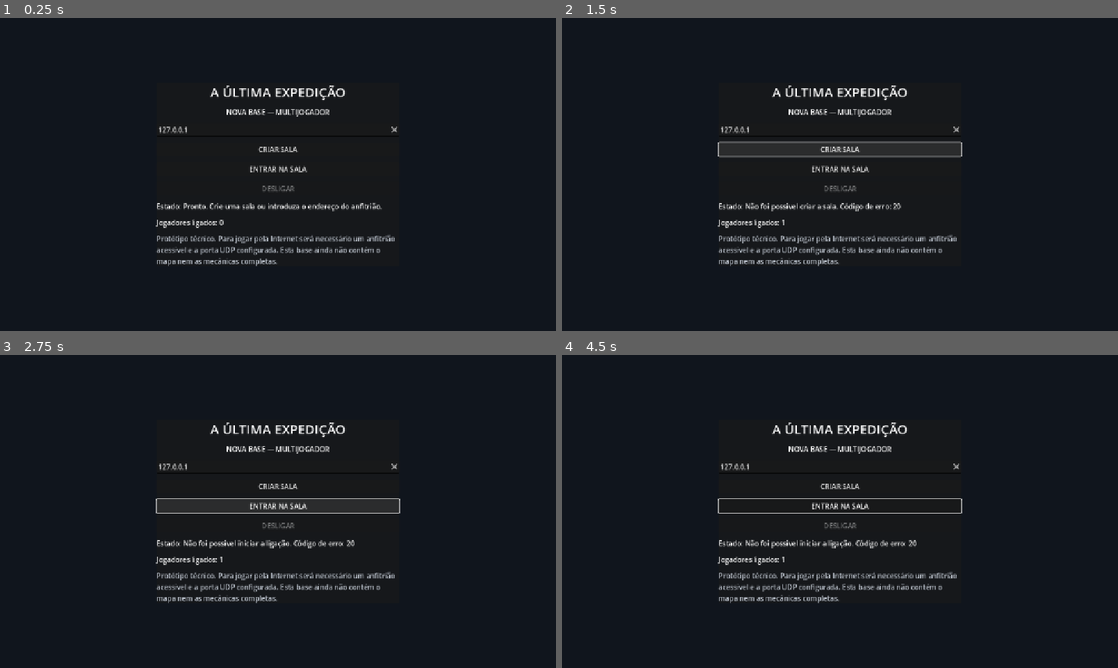
Above: before the commit, frames 1-4 (two rows, left to right).
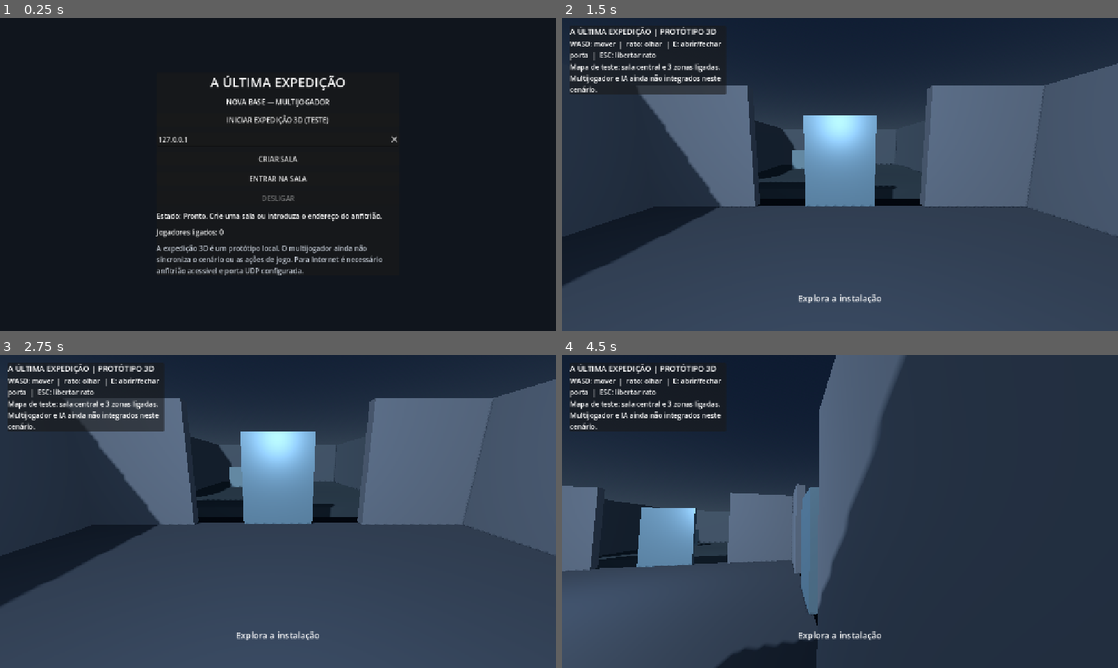
Above: after the commit, the same moments.

Repository: lufime/Valep-lis---Cidade-Viva-
Game: Godot game, scene res://scenes/main.tscn
Same seed, same stepped clock (60 frames per second), same inputs: the game is played once before the commit and once after it.
Inputs (mouse positions are in pixels of both pictures, inside the frame that each line leads up to):
- Up to frame 1 (0.25 s): no input
- Up to frame 2 (1.5 s): click (840, 121) at 0.5 s, where only the run after the commit has a clickable "INICIAR EXPEDIÇÃO 3D (TESTE)"; click (840, 149) at 1.25 s, where only the run before the commit has a clickable "CRIAR SALA"
- Up to frame 3 (2.75 s): click (278, 505) at 2 s, where only the run before the commit has a clickable "ENTRAR NA SALA"
- Up to frame 4 (4.5 s): tap Enter at 2.75 s; move the mouse to (962, 495) at 2.77 s; hold D 2.78-3.53 s; tap E at 2.85, 3.6, 4.35 s; click (962, 495) at 2.92 s; move the mouse to (728, 527) at 3.52 s; hold S 3.53-4.28 s; move the mouse to (895, 442) at 4.27 s; hold D from 4.28 s (still down)

The runs differ from the first frame. In frame 1, 5.6% of the frame differs, in the area x 28-72%, y 18-83%; in frame 2, 87%; in frame 3, 92%, in the area x 0-100%, y 0-100%; in frame 4, 88%.

Commit message:
Ligar menu à primeira cena 3D de teste

Diff:
--- a/expedicao/scripts/main_menu.gd
+++ b/expedicao/scripts/main_menu.gd
@@ -9,6 +9,7 @@
 var host_button: Button
 var join_button: Button
 var disconnect_button: Button
+var start_expedition_button: Button
 
 func _ready() -> void:
 	_build_interface()
@@ -50,6 +51,11 @@
 	subtitle.horizontal_alignment = HORIZONTAL_ALIGNMENT_CENTER
 	layout.add_child(subtitle)
 
+	start_expedition_button = Button.new()
+	start_expedition_button.text = "INICIAR EXPEDIÇÃO 3D (TESTE)"
+	start_expedition_button.pressed.connect(_start_expedition)
+	layout.add_child(start_expedition_button)
+
 	address_input = LineEdit.new()
 	address_input.placeholder_text = "Endereço IP do anfitrião"
 	address_input.text = "127.0.0.1"
@@ -82,10 +88,13 @@
 	layout.add_child(players_label)
 
 	var note := Label.new()
-	note.text = "Protótipo técnico. Para jogar pela Internet será necessário um anfitrião acessível e a porta UDP configurada. Esta base ainda não contém o mapa nem as mecânicas completas."
+	note.text = "A expedição 3D é um protótipo local. O multijogador ainda não sincroniza o cenário ou as ações de jogo. Para Internet é necessário anfitrião acessível e porta UDP configurada."
 	note.autowrap_mode = TextServer.AUTOWRAP_WORD_SMART
 	note.add_theme_color_override("font_color", Color("#c1c8d2"))
 	layout.add_child(note)
+
+func _start_expedition() -> void:
+	get_tree().change_scene_to_file("res://scenes/expedition_3d.tscn")
 
 func _host_game() -> void:
 	_disconnect_game()
